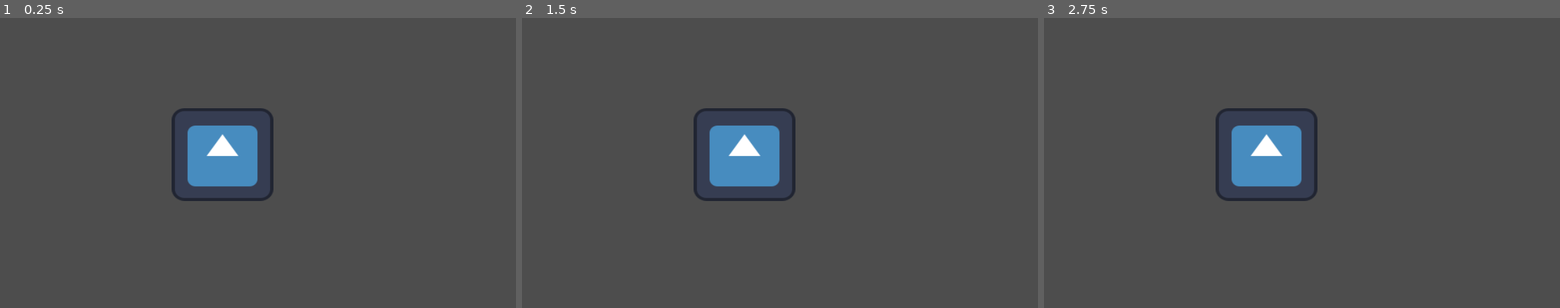
Above: before the commit, frames 1-3 (left to right).
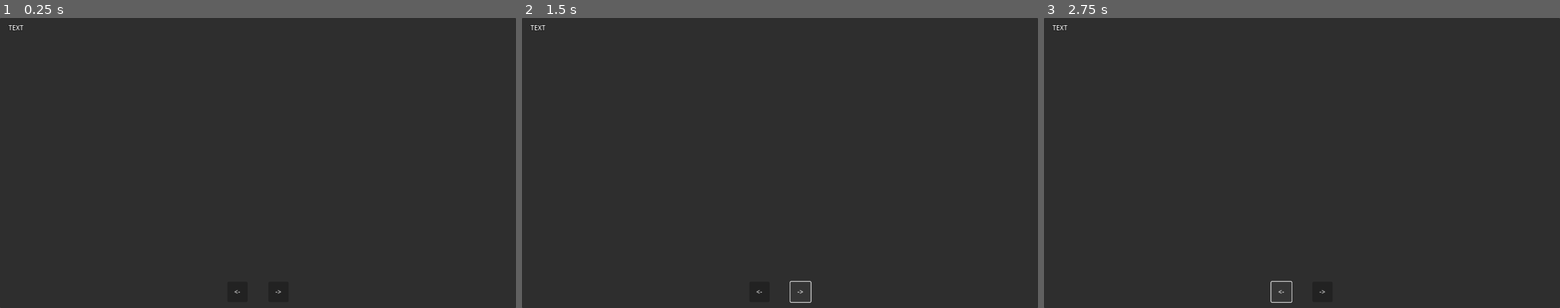
Above: after the commit, the same moments.

Repository: anthonyj-codestuff/dupeguru-csv-handler
Game: Godot game, scene res://main.tscn
Same seed, same stepped clock (60 frames per second), same inputs: the game is played once before the commit and once after it. The engine's default icon, where the game draws it, is replaced by a stand-in: a white triangle on a blue panel in a dark square.
Inputs (mouse positions are in pixels of both pictures, inside the frame that each line leads up to):
- Up to frame 1 (0.25 s): no input
- Up to frame 2 (1.5 s): click (759, 290) at 0.5 s, where only the run after the commit has a clickable "<-"; click (800, 290) at 1.25 s, where only the run after the commit has a clickable "->"
- Up to frame 3 (2.75 s): click (1281, 290) at 2 s, where only the run after the commit has a clickable "<-"

The runs differ from the first frame. In frame 1, 99% of the frame differs, in the area x 0-100%, y 0-100%; in frame 2, 99%; in frame 3, 99%.
Error after the commit: Invalid access to property or key '0' on a base object of type 'Nil'. (res://ImageLoader.gd:19)

Commit message:
initial image loader + csv loader

Diff:
--- /dev/null
+++ b/project/ImageLoader.gd
@@ -0,0 +1,121 @@
+extends Node2D
+
+const path = "/Users/anthonyjett/Documents/Godot/My Projects/240429-Dupe CSV Handler/external_assets"
+var images = []
+var extensions: Array[String] = ["jpg", "jpeg", "png"]
+var index = 0
+var textureNode
+var labelNode
+
+# Called when the node enters the scene tree for the first time.
+func _ready():
+	var options = {
+		"delim": ",",
+		"detect_numbers": true,
+		"headers": true,
+		"force_float": false
+	}
+	var dupeData = importCSV(Data.CSV_ASSET_PATH, options)
+	if dupeData[0] != Data.CSV_FOOTPRINT:
+		printerr("File does not match expected footprint")
+		return
+	textureNode = get_node("PanelContainer/TextureRect")
+	labelNode = get_node("Label")
+	images = getAllFilePaths(path, extensions)
+	images.sort()
+	loadImageFile(images[0])
+	labelNode.text = "%s: %s" % ["0", images[0]]
+
+func importCSV(source_file, options):
+	var file = FileAccess.open(source_file, FileAccess.READ)
+	if not file:
+		printerr("Failed to open file: ", source_file)
+		return
+
+	var lines = []
+	while not file.eof_reached():
+		var line = file.get_csv_line(options.delim)
+		if not (line.size() == 1 and line[0].is_empty()):
+			if options.detect_numbers and (not options.headers or lines.size() > 0):
+				var detected := []
+				for field in line:
+					if not options.force_float and field.is_valid_int():
+						detected.append(int(field))
+					elif field.is_valid_float():
+						detected.append(float(field))
+					else:
+						detected.append(field)
+				lines.append(detected)
+			else:
+				lines.append(line)
+	file.close()
+
+	# Remove trailing empty line
+	if not lines.is_empty() and lines.back().size() == 1 and lines.back()[0] == "":
+		lines.pop_back()
+
+	if options.headers:
+		if lines.is_empty():
+			printerr("Can't find header in empty file")
+			return ERR_PARSE_ERROR
+
+		var headers = lines[0]
+		for i in range(1, lines.size()):
+			var fields = lines[i]
+			if fields.size() > headers.size():
+				printerr("Line %d has more fields than headers" % i)
+				return ERR_PARSE_ERROR
+			var dict = {}
+			for j in headers.size():
+				var name = headers[j]
+				var value = fields[j] if j < fields.size() else null
+				dict[name] = value
+			lines[i] = dict
+		return lines
+	else:
+		return lines
+	pass
+
+func getAllFilePaths(path: String, exts: Array[String]) -> Array[String]:
+	var file_paths: Array[String] = []
+	var dir = DirAccess.open(path)
+	dir.list_dir_begin()
+	var file_name = dir.get_next()
+	while file_name != "":
+		var file_path = path + "/" + file_name
+		if dir.current_is_dir():
+			file_paths += getAllFilePaths(file_path, exts)
+		else:
+			if extensions.has(file_path.get_extension()):
+				file_paths.append(file_path)
+			file_name = dir.get_next()
+	return file_paths
+
+func loadImageFile(path):
+	var image_path = path
+	var image = Image.new()
+	image.load(image_path)
+
+	var image_texture = ImageTexture.new()
+	image_texture.set_image(image)
+
+	get_node("PanelContainer/TextureRect").texture = image_texture
+
+
+func _on_left_pressed():
+	if index == 0 and len(images) > 0:
+		index = len(images)-1
+	elif len(images) > 0:
+		index -= 1
+	loadImageFile(images[index])
+	labelNode.text = "%s: %s" % [str(index), images[index]]
+	pass
+
+func _on_right_pressed():
+	if index == len(images)-1 and len(images) > 0:
+		index = 0
+	elif len(images) > 0:
+		index += 1
+	loadImageFile(images[index])
+	labelNode.text = "%s: %s" % [str(index), images[index]]
+	pass
--- /dev/null
+++ b/project/ImageLoader.tscn
@@ -0,0 +1,25 @@
+[gd_scene load_steps=2 format=3 uid="uid://dnh2tu3ju0e26"]
+
+[ext_resource type="Script" path="res://ImageLoader.gd" id="1_wsykj"]
+
+[node name="ImageLoader" type="Node2D"]
+script = ExtResource("1_wsykj")
+
+[node name="PanelContainer" type="PanelContainer" parent="."]
+offset_right = 1280.0
+offset_bottom = 720.0
+
+[node name="TextureRect" type="TextureRect" parent="PanelContainer"]
+layout_mode = 2
+expand_mode = 1
+stretch_mode = 5
+
+[node name="Label" type="Label" parent="."]
+offset_left = 21.0
+offset_top = 13.0
+offset_right = 1209.0
+offset_bottom = 36.0
+theme_override_colors/font_outline_color = Color(0, 0, 0, 1)
+theme_override_constants/outline_size = 4
+theme_override_font_sizes/font_size = 16
+text = "TEXT"
--- a/project/main.tscn
+++ b/project/main.tscn
@@ -1,12 +1,38 @@
 [gd_scene load_steps=2 format=3 uid="uid://cbvk31312xpcu"]
 
-[ext_resource type="Texture2D" uid="uid://bpn561bdslo" path="res://icon.svg" id="1_f8vj0"]
+[ext_resource type="PackedScene" uid="uid://dnh2tu3ju0e26" path="res://ImageLoader.tscn" id="1_hr7x3"]
 
 [node name="Main" type="Node2D"]
 
-[node name="TextureRect" type="TextureRect" parent="."]
-offset_left = 426.0
-offset_top = 224.0
-offset_right = 678.0
-offset_bottom = 454.0
-texture = ExtResource("1_f8vj0")
+[node name="ImageLoader" parent="." instance=ExtResource("1_hr7x3")]
+position = Vector2(2.08165e-12, 2.08165e-12)
+
+[node name="HBoxContainer" type="HBoxContainer" parent="."]
+anchors_preset = 8
+anchor_left = 0.5
+anchor_top = 0.5
+anchor_right = 0.5
+anchor_bottom = 0.5
+offset_left = 564.0
+offset_top = 655.0
+offset_right = 716.0
+offset_bottom = 705.0
+grow_horizontal = 2
+grow_vertical = 2
+
+[node name="Left" type="Button" parent="HBoxContainer"]
+custom_minimum_size = Vector2(50, 50)
+layout_mode = 2
+text = "<-"
+
+[node name="Container" type="Container" parent="HBoxContainer"]
+layout_mode = 2
+size_flags_horizontal = 3
+
+[node name="Right" type="Button" parent="HBoxContainer"]
+custom_minimum_size = Vector2(50, 50)
+layout_mode = 2
+text = "->"
+
+[connection signal="pressed" from="HBoxContainer/Left" to="ImageLoader" method="_on_left_pressed"]
+[connection signal="pressed" from="HBoxContainer/Right" to="ImageLoader" method="_on_right_pressed"]
--- a/project/project.godot
+++ b/project/project.godot
@@ -15,13 +15,22 @@
 config/features=PackedStringArray("4.1", "GL Compatibility")
 config/icon="res://icon.svg"
 
+[autoload]
+
+Data="*res://core/singletons/data.gd"
+
 [display]
 
 window/size/viewport_width=1280
 window/size/viewport_height=720
 window/stretch/mode="canvas_items"
-mouse_cursor/custom_image="res://assets/pointer.png"
 mouse_cursor/custom_image_hotspot=Vector2(1, 1)
+
+[importer_defaults]
+
+csv_translation={
+"compress": false
+}
 
 [rendering]
 
